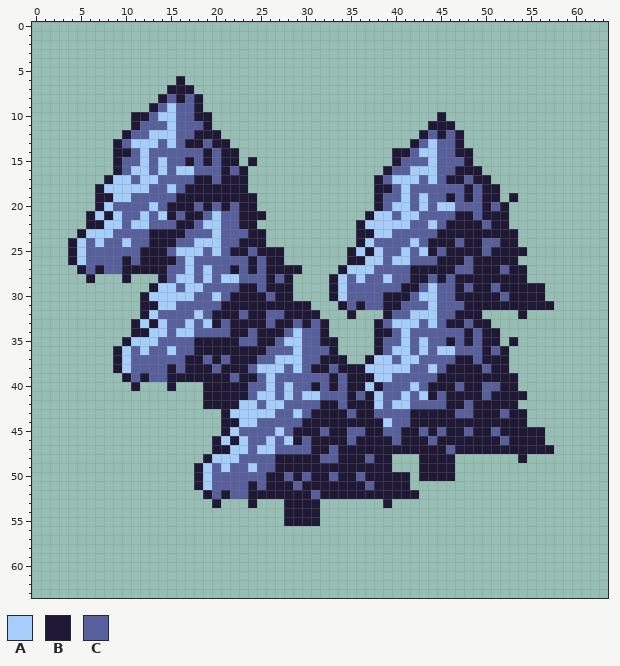
Pixel-art sprite -- assets/_data/image/tile_forest.png. Above is the file before it was changed.
The file is 64x64 pixels.
Palette (. is transparent): A #a6cefb  B #1f1935  C #57609c
Pixels before, first column x 4:
 6 ............B.........................................
 7 ...........BBB........................................
 8 ..........BCBCB.......................................
 9 .........BCACCB.......................................
10 .......BBCAACCBB.........................B............
11 .......BCCCACCCB........................BBB...........
12 ......BCCAAACCBBB......................BCBCB..........
13 .....BCAAACACBBCBB....................BCACCB..........
14 .....BBCACCCCCCBCBB.................BBCAACCBB.........
15 .....BCCACACCBCBCBB.B...............BCCCACCCB.........
16 .....BCAACACAACCCBCB...............BCCAAACCBBB........
17 ....BAACAACCCCBBCBBB..............BCAAACACBBCBB.......
18 ...BAAAAACCACBBBBBBB..............BBCACCCCCCBCBB......
19 ...BBAACCCCCBBBBBBBBB.............BCCACACCBCBCBB.B....
20 ...BACCCCACBBBCBCBCBB.............BCAACACAACCCBCB.....
21 ..BABACCACABCBBCACCBBB...........BAACAACCCCBBCBBB.....
22 ..BBAACAACCCBBCAACCBB...........BAAAAACCACBBBBCBB.....
23 .BAAACCCCBBBBCCCACCCBB..........BBAACCCCCBBBBBBBBB....
24 BACACCACCBBBCCAAACCBBB..........BACCCCACBBBCBBCCBB....
25 BACCCCCCBBBCAAACACBBCBBB.......BABACCACABCBBBBCBBBB...
26 BACCCCBCBBBBCACCCCCCBCBB.......BBAACAACCCBBBCBBBBB....
27 .BCBCCBBBBBCCACACCBCBCBBBB....BAAACCCCBBBBBCCBBBCBB...
28 ..B...B...BCAACACAACCCBCB....BACACCACCBBCBCBBBBBBBB...
29 .........BAACAACCCCBBCBBB....BACCCCCCBBCACCBCBBCBBBBB.
30 ........BAAAAACCACBBBBCBB....BACCCCBBBCAACCBBBBBCBBBB.
31 ........BBAACCCCCBBBBBBBBBB...BCBCCBBCCCACCCBBBBBBBBBB
32 ........BACCCCACBBBCBBCCBBBB...B...BCCAAACCBBB....B...
33 .......BABACCACABCBBBBCBBCBCB.....BCAAACACBBCBB.......
34 .......BBAACAACCCCBBCBBBCACCB.....BBCACCCCCCBCBB......
35 ......BAAACCCCBBBBBCCBBCAACCBB....BCCACACCBCBCBB.B....
36 .....BACACCACCBBBBBBBBCCCACCCB....BCAACACAACCCBCB.....
37 .....BACCCCCCBBCBCBBBCCAAACCBBB..BAACAACCCCBBCBBB.....
38 .....BACCCCBCBBBCBBBCAAACACBBCBBBAAAAACCACBBBBCBB.....
39 ......BCBCCBBBBBBBCBBCACCCCCCBCBBBAACCCCCBBBBBBBBB....
40 .......B...B...BBBBBCCACACCBCBCBBABCCCACBBBCBBCCBB....
41 ...............BBBBBCAACACAACCCBCBACCACABCBBBBCBBBB...
42 ...............BBBBAACAACCCCBBCBBBACAACCCCBBCBBBBB....
43 .................BAAAAACCACBBBBCBBCCCCBBBBBCCBBBCBB...
44 .................BBAACCCCCBBBBBBBBBACCBBBBBBBBBBBBB...
45 .................BACCCCACBBBCBBCCBBCCBBCBCBBCBBCBBBBB.
46 ................BABACCACABCBBBBCBBBBCBBBCBBBBBBBCBBBB.
47 ................BBAACAACCCCBBCBBBBBBBBBBBBCBBBBBBBBBBB
48 ...............BAAACCCCBBBBBCCBBBCBB...BBBB.......B...
49 ..............BACACCACCBBBBBBBBBBBBB...BBBB...........
50 ..............BACCCCCCBBCBCBBCBBCBBBBB.BBBB...........
51 ..............BACCCCBCBBBCBBBBBBBCBBBB................
52 ...............BCBCCBBBBBBBCBBBBBBBBBBB...............
53 ................B...B...BBBB.......B..................
54 ........................BBBB..........................
55 ........................BBBB..........................
And afterwards:
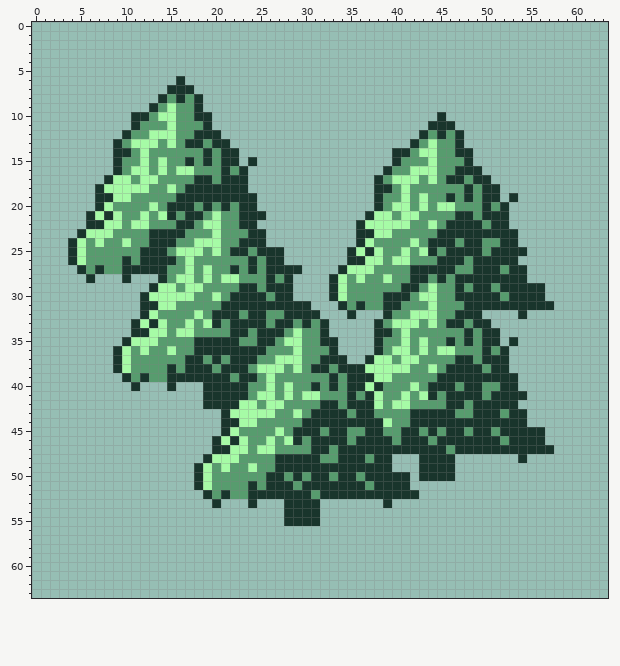
Change:
{"colour":"A","old":"#a6cefb","new":"#a6fba6"}
{"colour":"B","old":"#1f1935","new":"#19352c"}
{"colour":"C","old":"#57609c","new":"#579c6e"}
{"label":"changed","picture_box":[68,76,554,526]}
